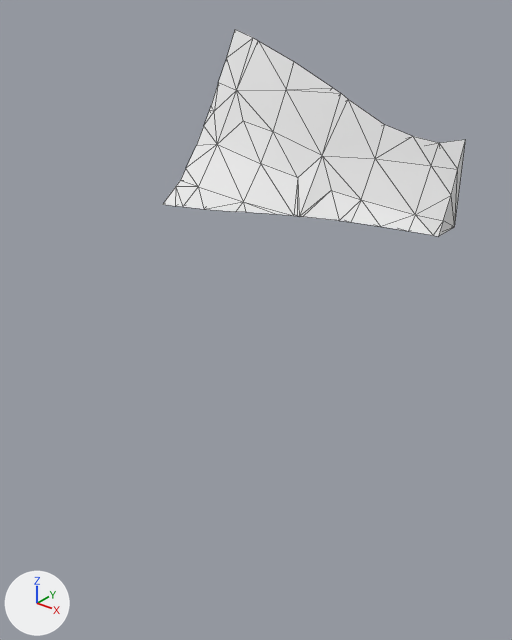
A saved change to the glTF model assets/terrain/surface_pieces/surf_32_3.glb.
Rendered twice from a camera (50 mm lens) standing at (59.75, 83.47, -16.02) and looking at (52.67, 92.32, -21.5). Arrows for +X, +Y and +Z are at lower left; the lights stay in place. The older version comes first. Mesh edges are drawn as thin lines. Where no turn or scale is listed for an object, it has been applied to the vertices.

In view in the first picture: 'geometry_0'.
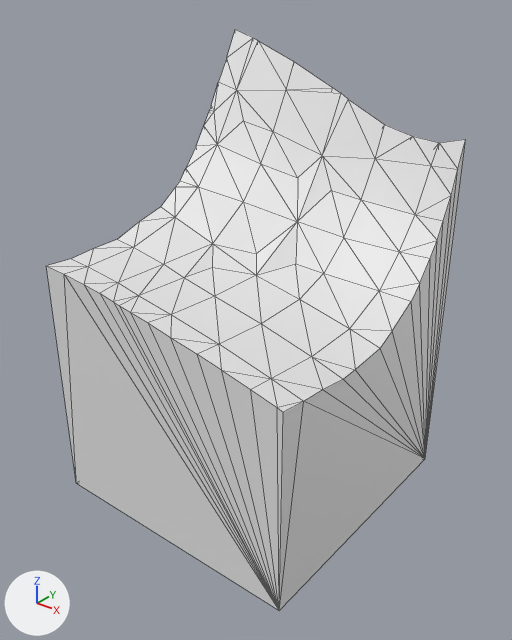
The change, as a diff of the scene's bpy script:
```diff
--- a/assets/terrain/surface_pieces/surf_32_3.glb.py
+++ b/assets/terrain/surface_pieces/surf_32_3.glb.py
@@ me_geometry_0 @@
 # used by ob_geometry_0; location = (0.0, 0.0, 0.0)
-me_geometry_0.from_pydata(...)  # 58 vertices, 112 faces; spans x 50.0..55.0, y 92.77..95.0, z -20.0..-16.97
+me_geometry_0.from_pydata(...)  # 97 vertices, 190 faces; spans x 50.0..55.0, y 90.0..95.0, z -25.0..-16.97
+# me_geometry_0 part 1
+# 17 vertices are removed from x 50.0..55.0, y 92.77..95.0, z -20.0
+# 66 faces are deleted
+# 2 vertices move from x 50.26..54.9, y 92.85..94.36, z -20.0 to x 50.0..55.0, y 92.72..94.33, z -20.05..-20.04
+# 56 vertices are added at x 50.0..55.0, y 90.0..95.0, z -25.0..-20.09
+# 144 new faces join them
```

Pixel boxes (x1, y1, x2, y2) of what changed, in the pictures (512 x 640 px):
'geometry_0', reshaped (38% wider, 181% taller)
    before: (163, 30, 466, 236)
    after: (46, 30, 466, 611)
part 1 of me_geometry_0, built on
    before: (163, 164, 461, 236)
    after: (46, 164, 461, 611)
